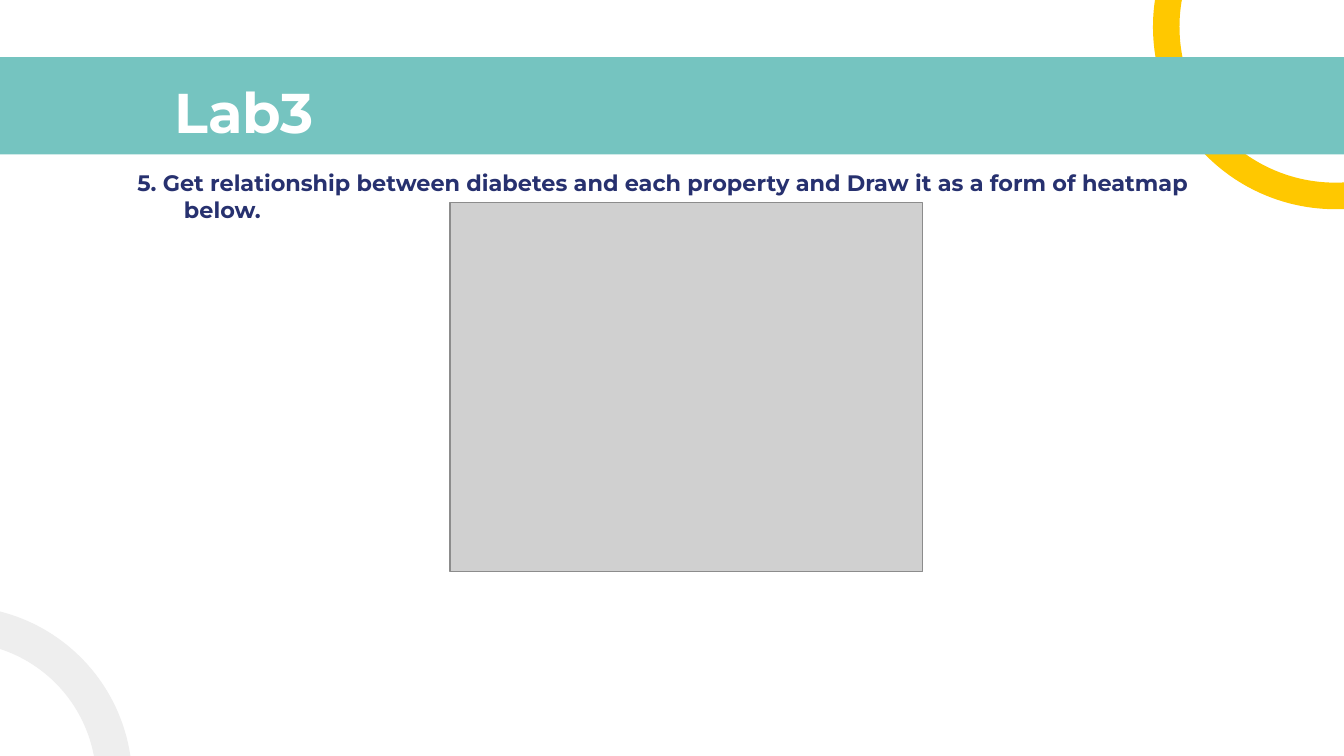
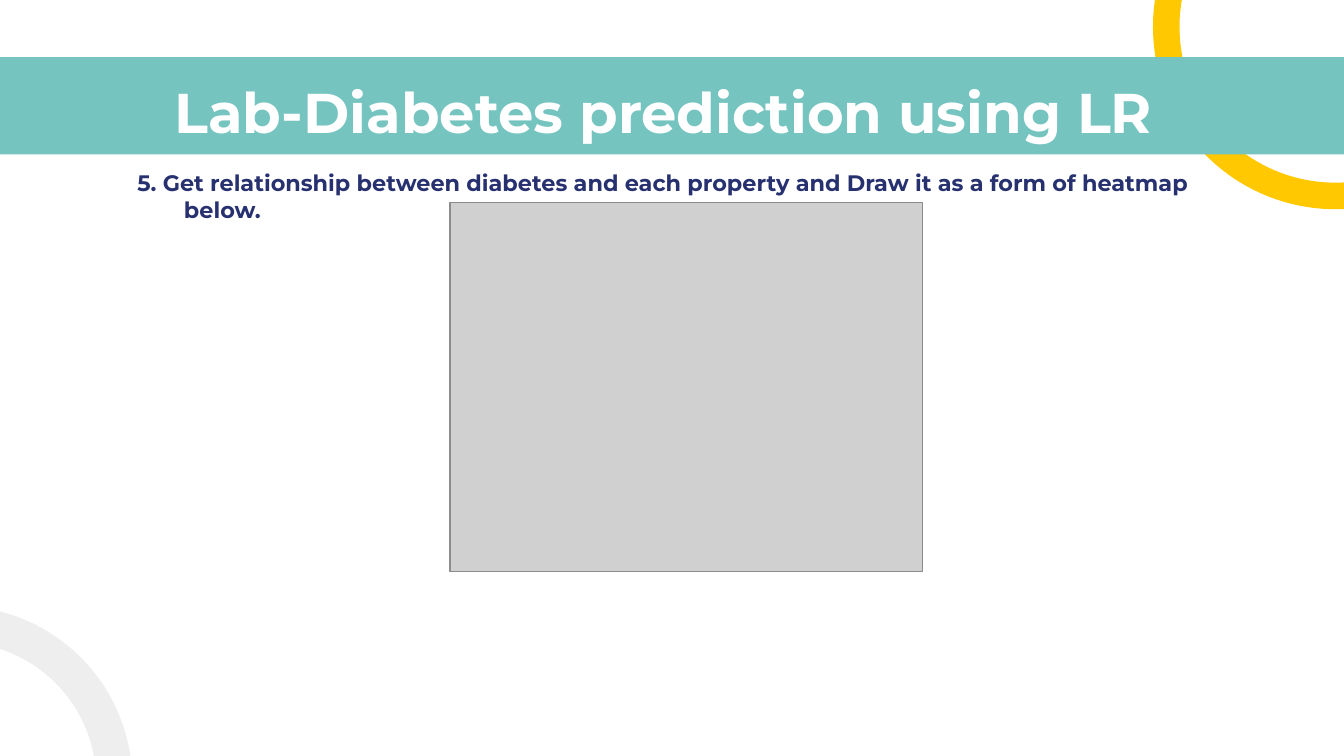
Before and after one commit to gurwoghd/2023_WFK_ICT-Laos-, a slide deck: slide 14 of LectureNotes/ch4_Linear_Regression(LR).pptx. Drawn at 1344x756 pixels with LibreOffice and Linux fonts; fonts in the diff are those of the drawing; grey boxes stand for pictures. Boxes give left, top, right and bottom in pixels: in the first picture for what was removed or moved away, otherwise in the second. Text is boxed around its words. In the diff, an @@ line names an element or a change of style, - is before the commit and + after.

```diff
--- a/LectureNotes/ch4_Linear_Regression(LR).pptx
+++ b/LectureNotes/ch4_Linear_Regression(LR).pptx
@@ title at (174,89,1152,144): text changed @@
-Lab3
+Lab-Diabetes prediction using LR
```
Also in this commit, not shown: 7 other slides changed, 6 slides added, 3 slides removed, 1 other file.
